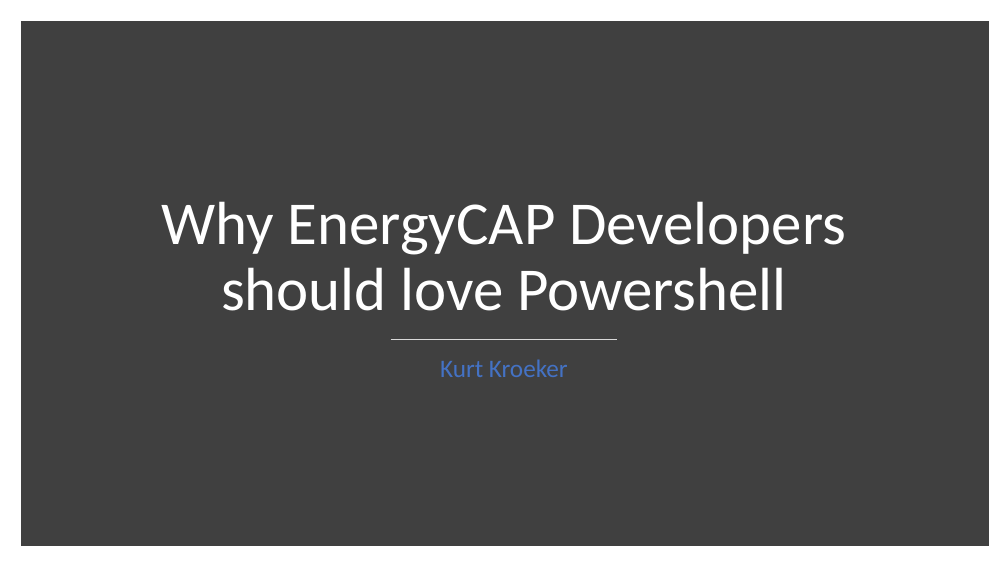
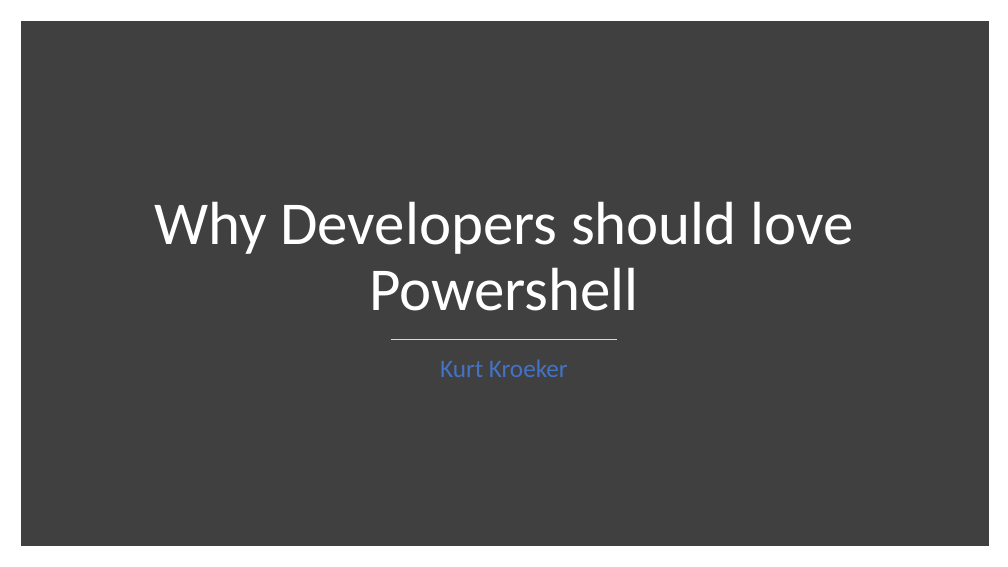
Before and after one commit to KurtKroeker/powershell, a slide deck: slide 1 of presentations/PowerShell_Presentation.pptx. Drawn at 1008x567 pixels with LibreOffice and Linux fonts; fonts in the diff are those of the drawing. Boxes give left, top, right and bottom in pixels: in the first picture for what was removed or moved away, otherwise in the second. Text is boxed around its words. In the diff, an @@ line names an element or a change of style, - is before the commit and + after.

```diff
--- a/presentations/PowerShell_Presentation.pptx
+++ b/presentations/PowerShell_Presentation.pptx
@@ title at box(154, 201, 854, 311): text changed @@
-Why EnergyCAP Developers should love Powershell
+Why Developers should love Powershell
```
Also in this commit, not shown: 3 other files.
